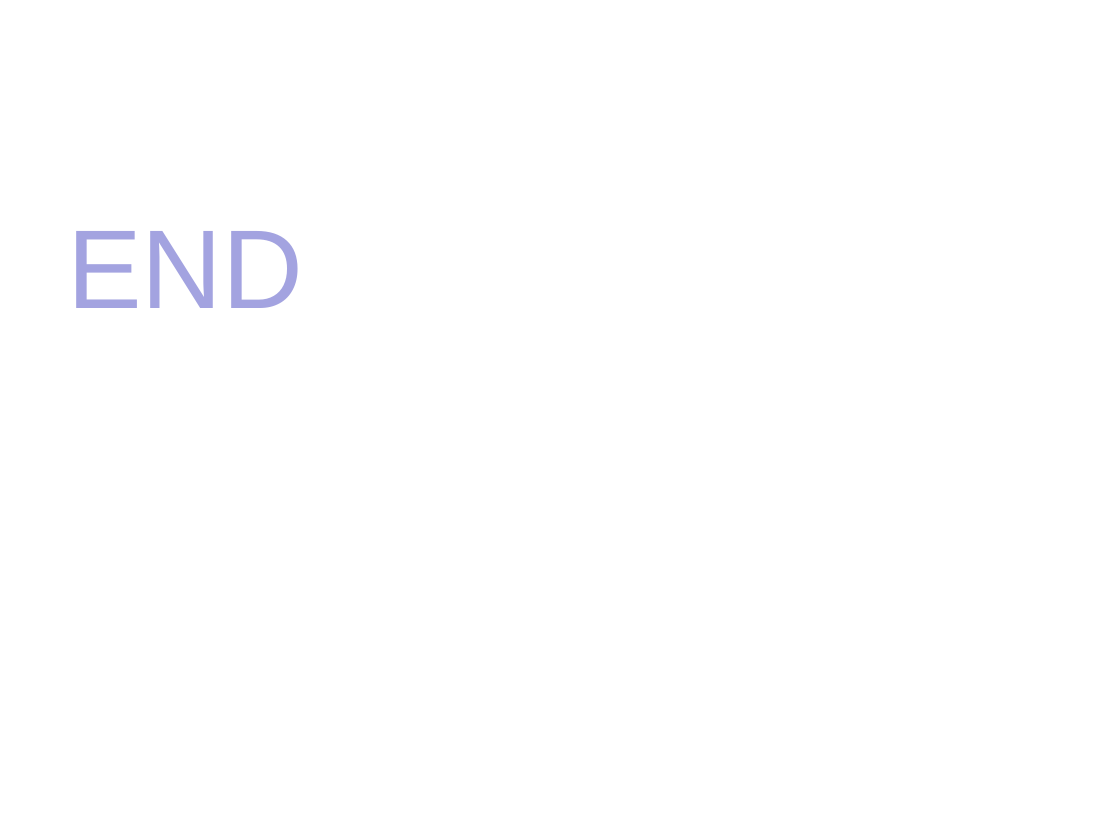
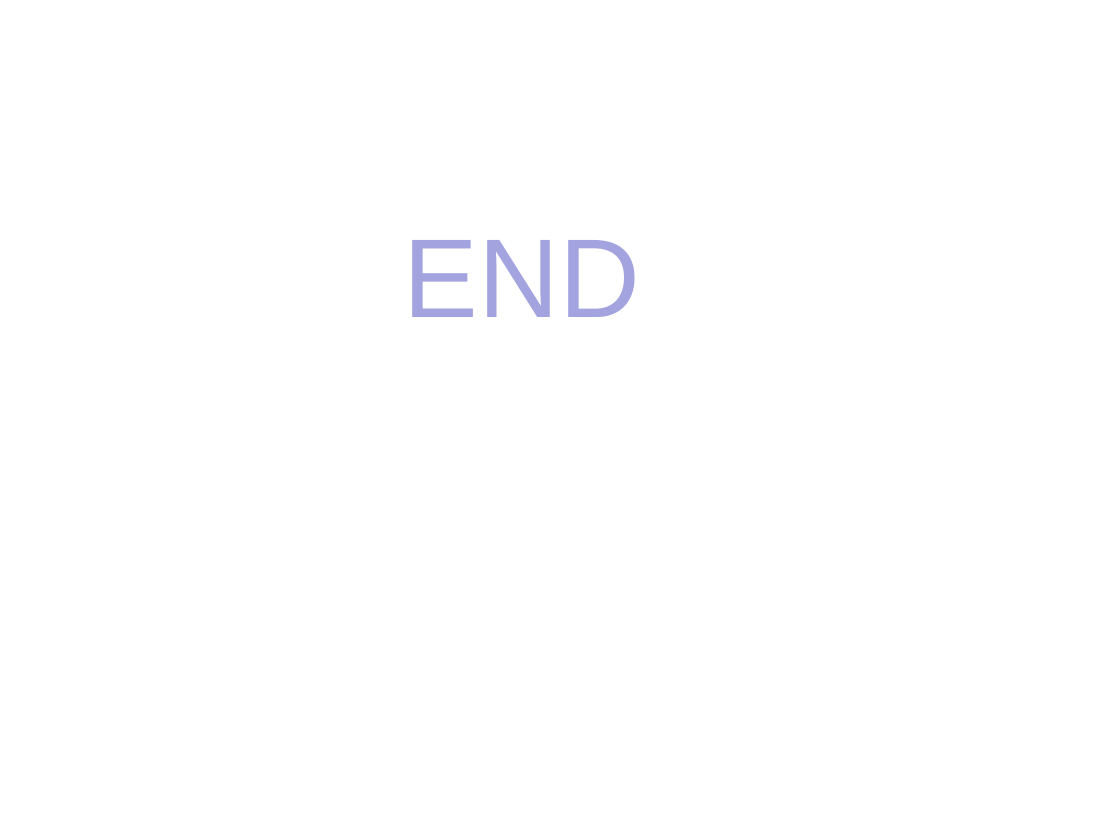
Before and after one commit to HBU/DataBase, a slide deck: slide 66 of PPT/PPT2020/DB第05章.pptx (slide 67 before the commit). Drawn at 1120x840 pixels with LibreOffice and Linux fonts; fonts in the diff are those of the drawing; background and template pictures are left out. Boxes give left, top, right and bottom in pixels: in the first picture for what was removed or moved away, otherwise in the second. Text is boxed around its words. In the diff, an @@ line names an element or a change of style, - is before the commit and + after.

```diff
--- a/PPT/PPT2020/DB第05章.pptx
+++ b/PPT/PPT2020/DB第05章.pptx
@@ text "END": place and size @@
-text "END" at bbox=[67, 231, 303, 308]
+text "END" at bbox=[404, 240, 640, 317]
```
Also in this commit, not shown: 14 other slides changed, 1 slide removed, 6 other files.
